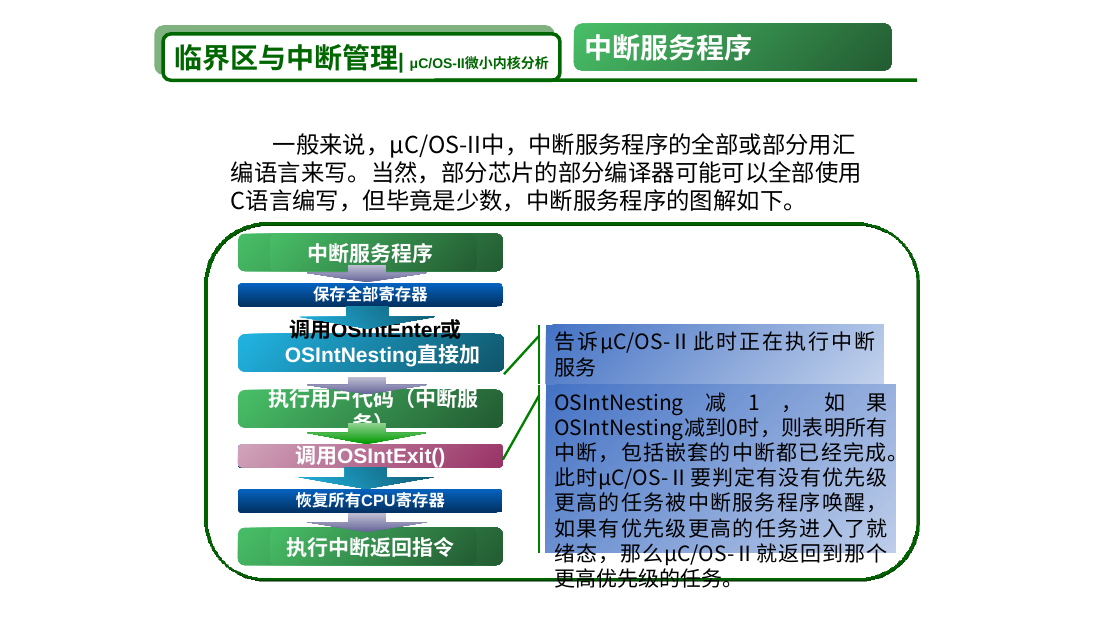
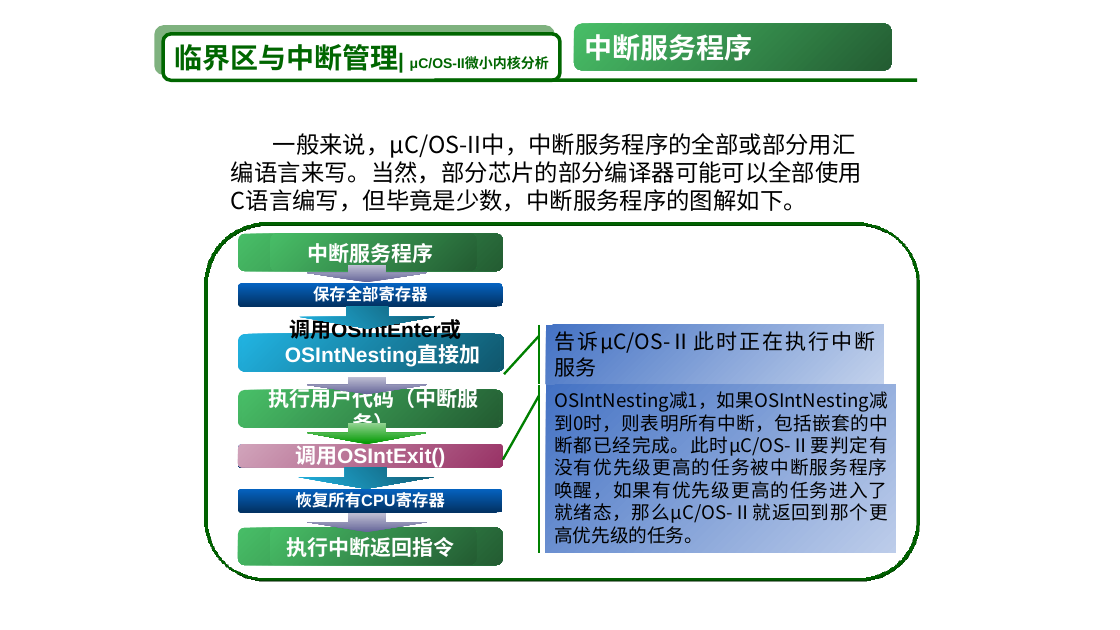
Before and after one commit to YMYMYMYMY/Qianrushi, a slide deck: slide 189 of 精简版.pptx (slide 190 before the commit). Drawn at 1120x630 pixels with LibreOffice and Linux fonts; fonts in the diff are those of the drawing. Boxes give left, top, right and bottom in pixels: in the first picture for what was removed or moved away, otherwise in the second. Text is boxed around its words. In the diff, an @@ line names an element or a change of style, - is before the commit and + after.

```diff
--- a/精简版.pptx
+++ b/精简版.pptx
@@ accent callout "OSIntNesting减1，如果OSIntNesting减到0时，则表明所有中断，包括嵌套的中断都已经完成。此时μC/ ..." at (x1=546, y1=385, x2=897, y2=553): size 18 to 16 pt @@
```
Also in this commit, not shown: 13 other slides changed, 2 slides added, 1 slide removed, 2 other files.
